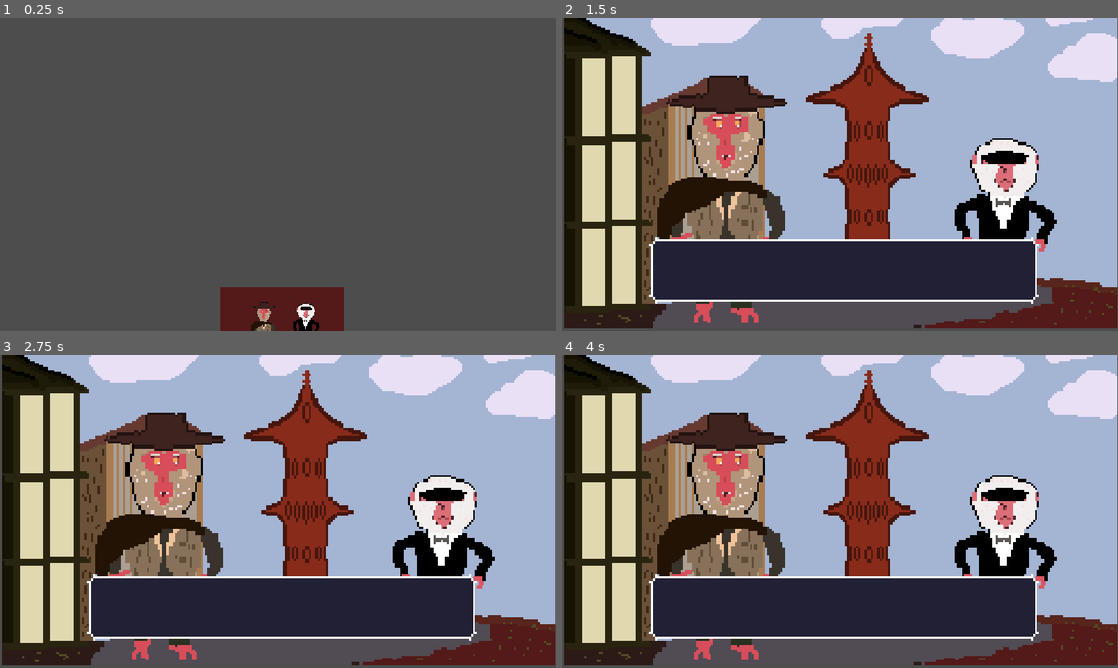
Above: before the commit, frames 1-4 (two rows, left to right).
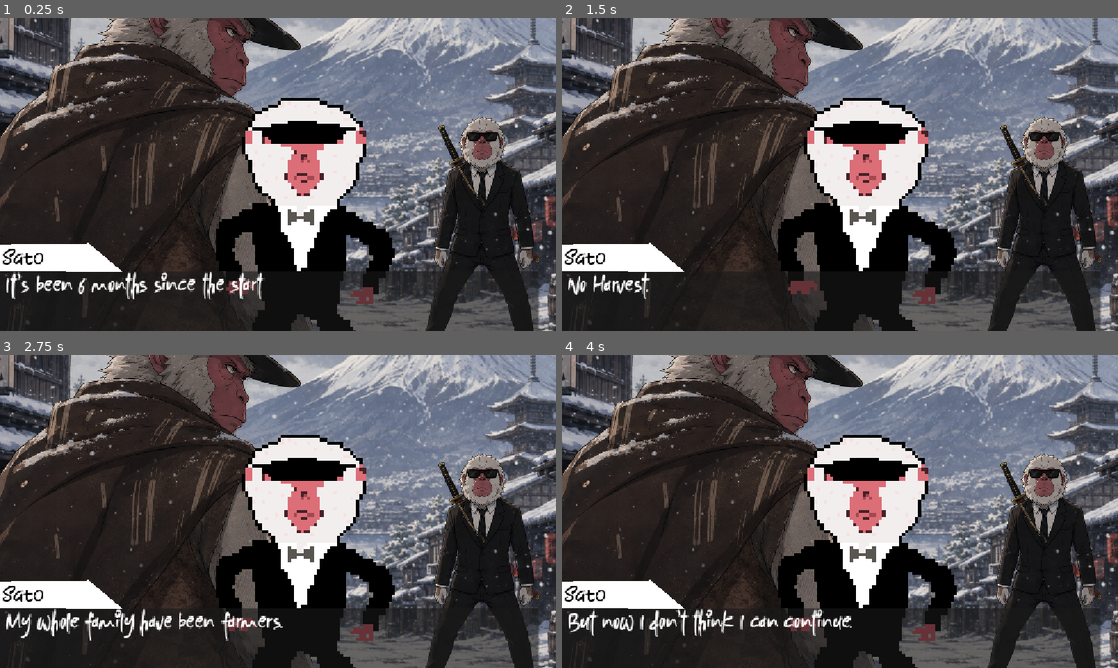
Above: after the commit, the same moments.

Repository: sDANTOSO/apocalypse-monkey
Game: Godot game, scene res://Scenes/node_2d.tscn
Same seed, same stepped clock (60 frames per second), same inputs: the game is played once before the commit and once after it. Before the commit the project starts from res://Scenes/control.tscn.
Inputs (mouse positions are in pixels of both pictures, inside the frame that each line leads up to):
- Up to frame 1 (0.25 s): no input
- Up to frame 2 (1.5 s): click (845, 321) at 0.52 s; tap Enter at 1.25 s; move the mouse to (962, 158) at 1.27 s; press the mouse at (962, 158) at 1.28 s; hold Right from 1.28 s (still down)
- Up to frame 3 (2.75 s): tap Space at 2 s; move the mouse to (166, 527) at 2.02 s; release Right at 2.03 s; release the mouse at (166, 527) at 2.03 s; hold Down from 2.03 s (still down); tap Alt at 2.1 s
- Up to frame 4 (4 s): tap Enter at 2.75 s; move the mouse to (895, 442) at 2.77 s; release Down at 2.78 s; hold Right 2.78-3.53 s; tap Shift at 2.85 s; tap Space at 3.5 s; move the mouse to (812, 574) at 3.52 s; hold Up from 3.53 s (still down); click (812, 574) at 3.6 s

The runs differ from the first frame. In frame 1, 88% of the frame differs, in the area x 0-100%, y 0-100%; in frame 2, 88%; in frame 3, 88%; in frame 4, 88%.

Commit message:
changed main scene

Diff:
--- a/apocalypse-monkeyy/Scenes/node_2d.gd
+++ b/apocalypse-monkeyy/Scenes/node_2d.gd
@@ -8,8 +8,9 @@
 	"Sato: It's been 6 months since the start",
 	"Sato: My garden. It hasn't even grown",
 	"Sato: There has been no fruit. No vegetables. No Income",
-	"Sato: ",
-
+	"Sato: No Harvest.",
+	"Sato: My whole family have been farmers.",
+	"Sato: But now I don't think I can continue."
 ]
 
 # Called when the node enters the scene tree for the first time.
--- a/apocalypse-monkeyy/Scenes/node_2d.tscn
+++ b/apocalypse-monkeyy/Scenes/node_2d.tscn
@@ -16,10 +16,10 @@
 anchors_preset = 15
 anchor_right = 1.0
 anchor_bottom = 1.0
-offset_left = -44.0
-offset_top = -148.0
-offset_right = 252.0
-offset_bottom = 290.0
+offset_left = -78.0
+offset_top = -203.0
+offset_right = 218.0
+offset_bottom = 235.0
 grow_horizontal = 2
 grow_vertical = 2
 texture = ExtResource("1_j2wod")
@@ -42,12 +42,14 @@
 
 [node name="Character_Test" parent="CanvasLayer2/Control" unique_id=1008656143 instance=ExtResource("2_v1qfn")]
 unique_name_in_owner = true
-position = Vector2(-430, -1098)
+position = Vector2(-497, -1100)
 scale = Vector2(2, 2)
 
 [node name="Dialoge UI" parent="CanvasLayer2" unique_id=231000439 instance=ExtResource("3_hh5uf")]
 unique_name_in_owner = true
-offset_top = 11.0
+offset_left = -40.000004
+offset_top = 10.999999
+offset_right = -40.0
 offset_bottom = 11.0
 rotation = -0.0012976257
 metadata/_edit_use_anchors_ = true
--- a/apocalypse-monkeyy/project.godot
+++ b/apocalypse-monkeyy/project.godot
@@ -11,7 +11,7 @@
 [application]
 
 config/name="Apocalypse-monkeyy"
-run/main_scene="uid://cyegivlh4wwfs"
+run/main_scene="uid://cq7yvpbe7tkha"
 config/features=PackedStringArray("4.7", "Forward Plus")
 config/icon="res://icon.svg"
 
